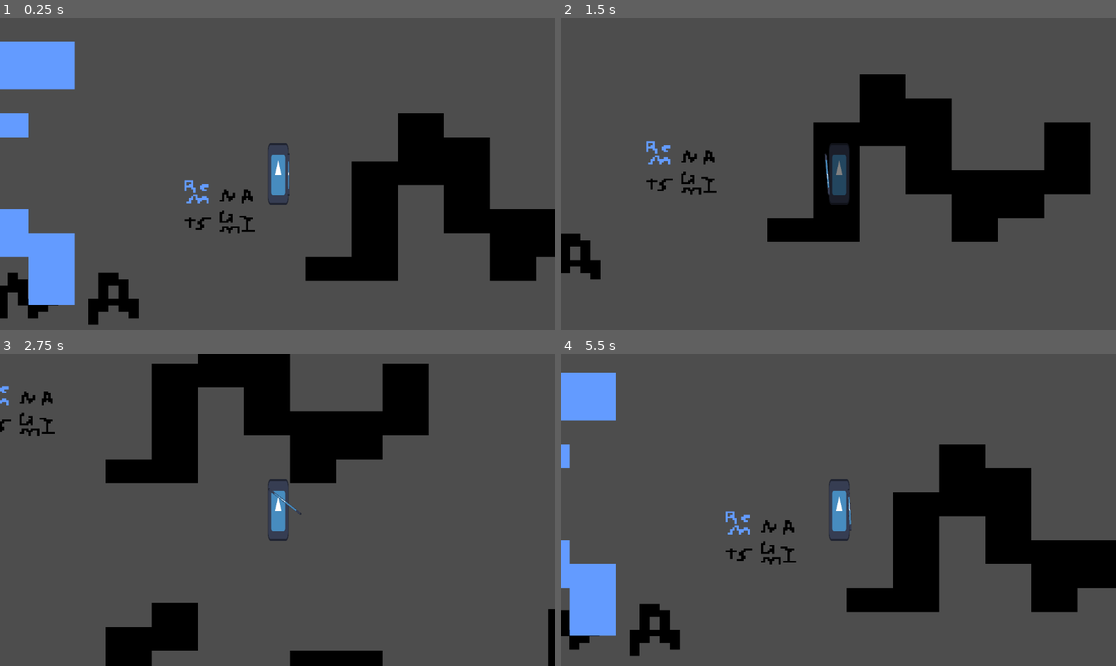
Above: before the commit, frames 1-4 (two rows, left to right).
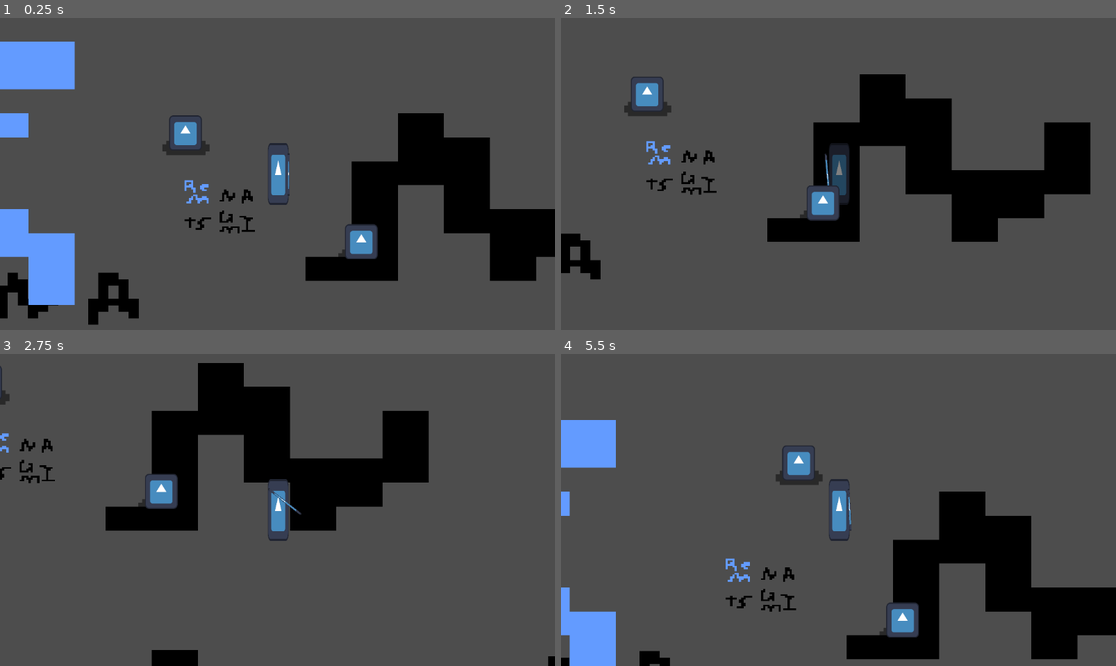
Above: after the commit, the same moments.

Repository: arrowira/miniJam200
Game: Godot game, scene res://Scenes/main.tscn
Two runs of this game, one before a commit and one after it. Both use one fixed random seed, a clock stepped at 60 frames per second and the inputs below. The engine's default icon, where the game draws it, is replaced by a stand-in: a white triangle on a blue panel in a dark square.
Inputs (mouse positions are in pixels of both pictures, inside the frame that each line leads up to):
- Up to frame 1 (0.25 s): no input
- Up to frame 2 (1.5 s): tap Enter at 0.5 s; move the mouse to (960, 158) at 0.52 s; hold D (Right) 0.53-1.28 s; tap Space (Space) at 0.6 s; click (960, 158) at 0.67 s; move the mouse to (727, 189) at 1.27 s; hold S (Down) from 1.28 s (still down); tap Shift (Dash) at 1.35 s
- Up to frame 3 (2.75 s): tap Space (Space) at 1.55, 2.1 s; move the mouse to (333, 441) at 2.02 s; release S (Down) at 2.03 s; hold D (Right) from 2.03 s (still down)
- Up to frame 4 (5.5 s): move the mouse to (810, 572) at 2.77 s; release D (Right) at 2.78 s; hold W (Up) 2.78-3.53 s; tap Space (Space) at 2.85, 3.8, 4.35, 5.1 s; click (810, 572) at 2.92 s; move the mouse to (1005, 556) at 3.52 s; hold A (Left) 3.53-5.03 s; tap Shift (Dash) at 3.6 s; move the mouse to (672, 463) at 4.27 s; move the mouse to (866, 510) at 5.02 s; hold S (Down) from 5.03 s (still down); click (866, 510) at 5.17 s

The runs differ from the first frame. In frame 1, 1.2% of the frame differs, in the area x 29-69%, y 31-78%; in frame 2, 1.1%; in frame 3, 19%; in frame 4, 22%, in the area x 0-100%, y 6-100%.

Commit message:
frogs in the main scene

Diff:
--- a/minijam-200/Scenes/frog.tscn
+++ b/minijam-200/Scenes/frog.tscn
@@ -5,10 +5,9 @@
 [ext_resource type="Texture2D" uid="uid://bwfwr1xenfsdj" path="res://shadow-1.png.png" id="2_c3muq"]
 
 [sub_resource type="RectangleShape2D" id="RectangleShape2D_c3muq"]
-size = Vector2(126, 48)
+size = Vector2(64, 27)
 
 [node name="frog" type="Node2D"]
-position = Vector2(131, 198)
 
 [node name="RigidBody2D" type="RigidBody2D" parent="."]
 gravity_scale = 0.0
@@ -16,20 +15,25 @@
 
 [node name="Shadow1_png" type="Sprite2D" parent="RigidBody2D"]
 modulate = Color(0, 0, 0, 0.45882353)
-position = Vector2(-2.9802322e-08, 3.0000005)
-scale = Vector2(0.684375, 0.64375)
+position = Vector2(3.0000038, -5.9999905)
+scale = Vector2(0.40624994, 0.36875007)
 texture = ExtResource("2_c3muq")
 
 [node name="Sprite2D" type="Sprite2D" parent="RigidBody2D"]
+position = Vector2(2, 0)
+scale = Vector2(0.5312499, 0.57031256)
 texture = ExtResource("2_4ygq6")
 
 [node name="CollisionShape2D" type="CollisionShape2D" parent="RigidBody2D"]
-position = Vector2(0, 40)
+position = Vector2(2, 21.5)
 shape = SubResource("RectangleShape2D_c3muq")
 
 [node name="jumpTimer" type="Timer" parent="RigidBody2D"]
 one_shot = true
 
 [node name="jumpCooldown" type="Timer" parent="RigidBody2D"]
+wait_time = 3.0
+autostart = true
 
 [connection signal="timeout" from="RigidBody2D/jumpTimer" to="RigidBody2D" method="_on_jump_timer_timeout"]
+[connection signal="timeout" from="RigidBody2D/jumpCooldown" to="RigidBody2D" method="_on_jump_cooldown_timeout"]
--- a/minijam-200/Scenes/main.tscn
+++ b/minijam-200/Scenes/main.tscn
@@ -1,7 +1,8 @@
-[gd_scene load_steps=3 format=3 uid="uid://dqlq65abvfvhe"]
+[gd_scene load_steps=4 format=3 uid="uid://dqlq65abvfvhe"]
 
 [ext_resource type="Texture2D" uid="uid://dp4rfoifvw87i" path="res://Sprites/Background.png" id="1_bo1nx"]
 [ext_resource type="PackedScene" uid="uid://dn0wyr0nn2y2q" path="res://Scenes/Player.tscn" id="1_jjgbg"]
+[ext_resource type="PackedScene" uid="uid://b5m003mwhajx7" path="res://Scenes/frog.tscn" id="3_8gbba"]
 
 [node name="main" type="Node2D"]
 
@@ -32,3 +33,9 @@
 [node name="Player" parent="." instance=ExtResource("1_jjgbg")]
 
 [node name="Camera2D" type="Camera2D" parent="Player"]
+
+[node name="frog" parent="." instance=ExtResource("3_8gbba")]
+position = Vector2(172, 141)
+
+[node name="frog2" parent="." instance=ExtResource("3_8gbba")]
+position = Vector2(-193, -85)
--- a/minijam-200/Scripts/frog.gd
+++ b/minijam-200/Scripts/frog.gd
@@ -1,26 +1,24 @@
 extends RigidBody2D
 
 var jumpDir = Vector2.RIGHT
-var jumpDist = 5
+var jumpDist = 3
 var jumping = false
 var jumpStartPos = Vector2.ZERO
 var t = 0
-var height = 0.3
+var height = 0.2
 # Called when the node enters the scene tree for the first time.
 func _ready() -> void:
 	pass
-func _process(delta: float) -> void:
-	if Input.is_action_just_pressed("Space"):
-		jump(jumpDir)
+
 # Called every frame. 'delta' is the elapsed time since the previous frame.
 func _physics_process(delta: float):
 	if jumping:
 		t+=1
-		print(t)
 		position += jumpDir*jumpDist
 		$Sprite2D.position.y = height*(t-60)*t
 
 func jump(dir):
+	jumpDir = dir
 	t = 0
 	jumping=true
 	$jumpTimer.start()
@@ -31,3 +29,12 @@
 	print(t)
 	jumping=false
 	$CollisionShape2D.visible = true
+
+
+func _on_jump_cooldown_timeout() -> void:
+	var movementChoice = randi_range(0,10)
+	if movementChoice < 4:
+		var randX = randf_range(-1,1)
+		var randY = randf_range(-1,1)
+		var newDir = Vector2(randX,randY).normalized()
+		jump(newDir)
